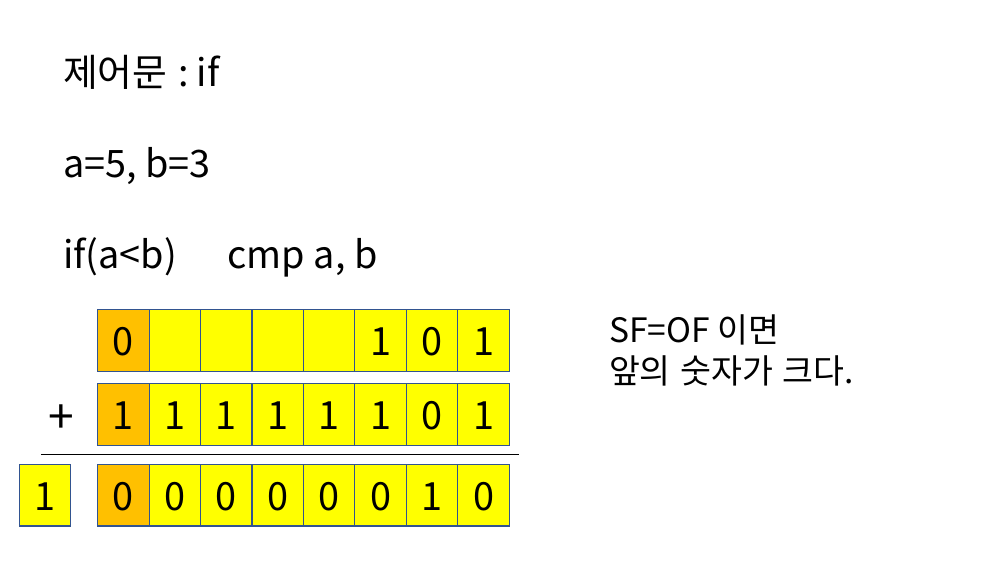
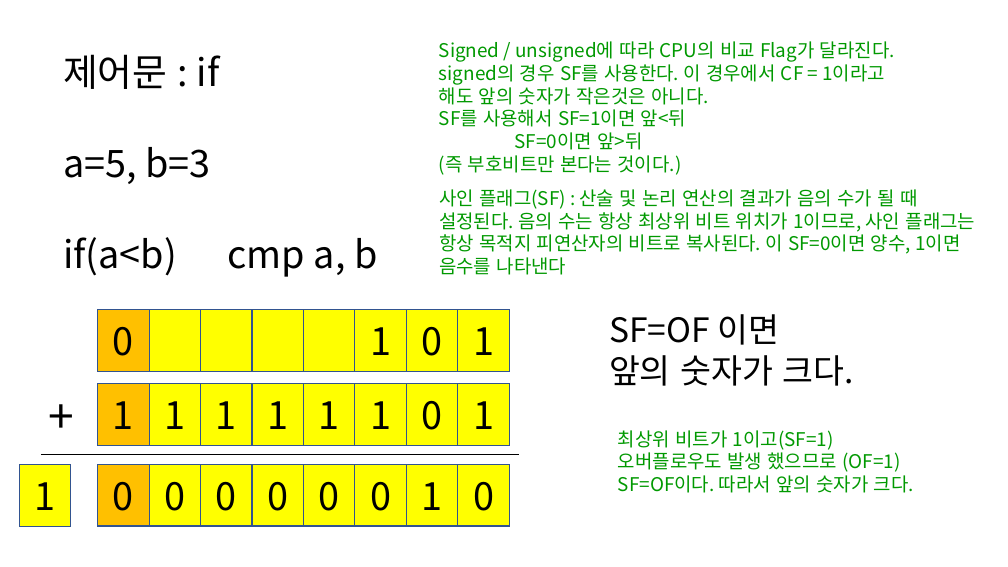
Before and after one commit to kjungmo/2020SBA_pythonAlgorithm, a slide deck: slide 13 of 파이썬.pptx. Drawn at 1008x567 pixels with LibreOffice and Linux fonts; fonts in the diff are those of the drawing. Boxes give left, top, right and bottom in pixels: in the first picture for what was removed or moved away, otherwise in the second. Text is boxed around its words. In the diff, an @@ line names an element or a change of style, - is before the commit and + after.

```diff
--- a/파이썬.pptx
+++ b/파이썬.pptx
@@ text added at (439, 41, 895, 175), 18 pt, text #009900 @@
+Signed / unsigned에 따라 CPU의 비교 Flag가 달라진다.
+signed의 경우 SF를 사용한다. 이 경우에서 CF = 1이라고 해도 앞의 숫자가 작은것은 아니다.
+SF를 사용해서 SF=1이면 앞<뒤
+SF=0이면 앞>뒤
+(즉 부호비트만 본다는 것이다.)
@@ text added at (439, 189, 976, 275), 18 pt, text #009900 @@
+사인 플래그(SF) : 산술 및 논리 연산의 결과가 음의 수가 될 때 설정된다. 음의 수는 항상 최상위 비트 위치가 1이므로, 사인 플래그는 항상 목적지 피연산자의 비트로 복사된다. 이 SF=0이면 양수, 1이면 음수를 나타낸다
@@ text added at (618, 430, 914, 493), 18 pt, text #009900 @@
+최상위 비트가 1이고(SF=1) 오버플로우도 발생 했으므로 (OF=1) SF=OF이다. 따라서 앞의 숫자가 크다.
```
Also in this commit, not shown: 14 other slides changed.
